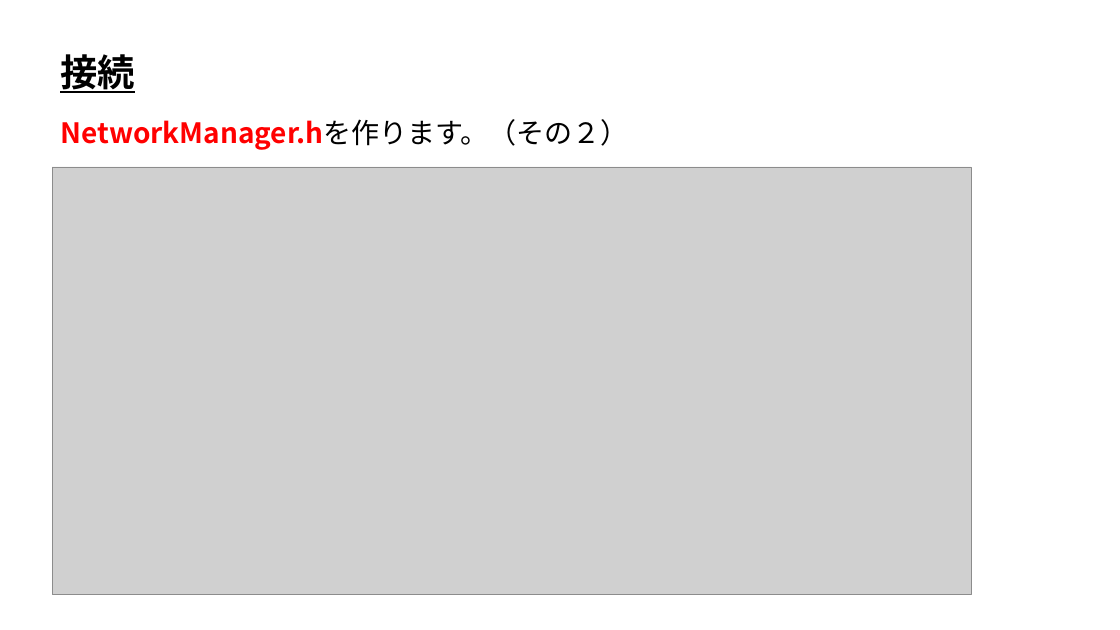
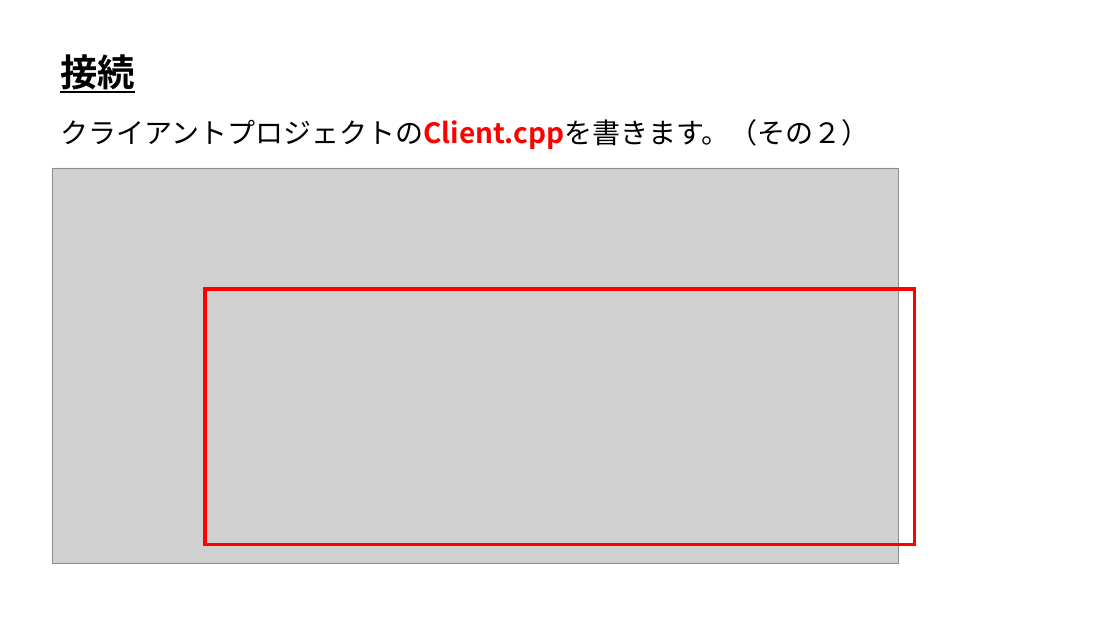
Before and after one commit to ArakiYusuke-Ohara/Textbook, a slide deck: slide 3 of ゲーム科3年/00_前期/オンラインゲームプログラミングⅠ/01_接続.pptx. Drawn at 1120x630 pixels with LibreOffice and Linux fonts; fonts in the diff are those of the drawing; grey boxes stand for pictures. Boxes give left, top, right and bottom in pixels: in the first picture for what was removed or moved away, otherwise in the second. Text is boxed around its words. In the diff, an @@ line names an element or a change of style, - is before the commit and + after.

Commit message:
スライドを微修正

```diff
--- a/ゲーム科3年/00_前期/オンラインゲームプログラミングⅠ/01_接続.pptx
+++ b/ゲーム科3年/00_前期/オンラインゲームプログラミングⅠ/01_接続.pptx
@@ text at <box>60,119,869,149</box>: text changed; text colour #FF0000 to #000000; bold off @@
-NetworkManager.hを作ります。（その２）
+クライアントプロジェクトのClient.cppを書きます。（その２）
@@ picture: place and size @@
-picture at <box>52,167,971,595</box>
+picture at <box>52,168,898,564</box>
@@ rectangle added at <box>205,289,915,544</box>, outline #FF0000 3 pt @@
```
Also in this commit, not shown: 3 other slides changed, 6 slides added, 3 slides removed, 2 other files.
